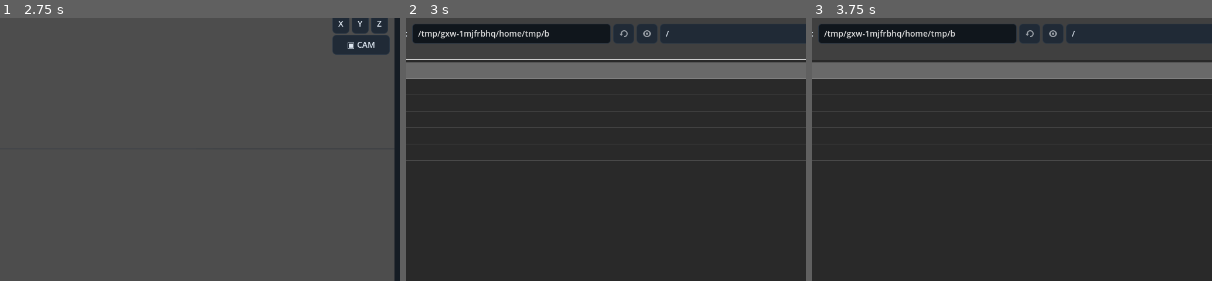
Above: before the commit, frames 1-3 (left to right).
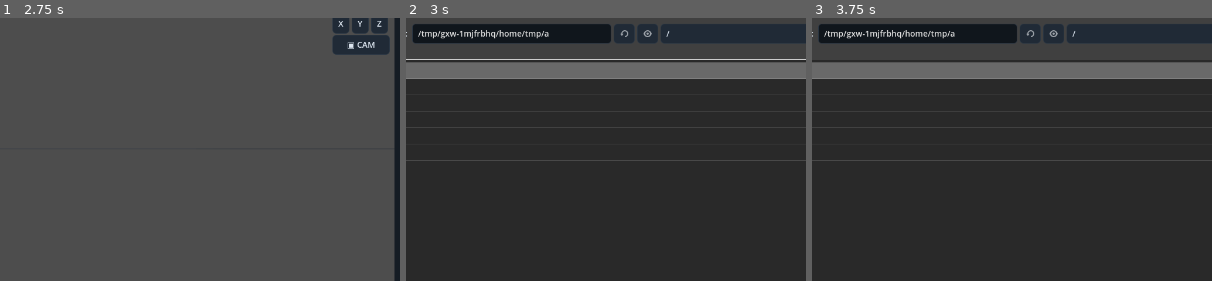
Above: after the commit, the same moments.

Repository: Onnevan/Kabuki
Game: Godot game, scene res://editor/main.tscn
Same seed, same stepped clock (60 frames per second), same inputs: the game is played once before the commit and once after it.
Inputs (mouse positions are % of the whole screen's width and height, from its top left):
- Up to frame 1 (2.75 s): click "↶" at 0.5 s; click "↷" at 1.25 s; click "OPEN" at 2 s
- Up to frame 2 (3 s): click "＋ IMPORT" at 2.75 s
- Up to frame 3 (3.75 s): click (37, 77) at 3.52 s; type "12" at 3.6 s
The pictures show only the part of the screen within x 27-77%, y 15-65%; the shares and areas given below are measured in that part.

Frame 1 is identical in both runs. In frame 2, 0.1% of the frame differs, in the area x 34-66%, y 3-9%; in frame 3, 0.1%.

Commit message:
Replace auto weights with topology-aware bone solver

Diff:
--- a/rigging/rigging_controller.gd
+++ b/rigging/rigging_controller.gd
@@ -43,39 +43,81 @@
 func supports_mesh_binding(node: Node3D) -> bool:
 	return node is MeshInstance3D and (node as MeshInstance3D).mesh != null
 
-func auto_weight_vertices(mesh_instance: MeshInstance3D, bone_origins_local: PackedVector3Array) -> Array:
-	# First useful automatic assignment: nearest two bones with inverse-distance
-	# weights. The representation is renderer-independent and can later feed a
-	# Godot Skin/Skeleton3D or our own deformation backend.
+func auto_weight_vertices(mesh_instance: MeshInstance3D, bone_segments_local: Array) -> Array:
+	# 2D skin solver inspired by common heat/topology workflows:
+	# seed from distance to the full bone segment, then diffuse over triangle
+	# adjacency, prune to four influences and normalize.
 	var result: Array = []
-	if mesh_instance == null or mesh_instance.mesh == null or bone_origins_local.is_empty(): return result
+	if mesh_instance == null or mesh_instance.mesh == null or bone_segments_local.is_empty(): return result
 	var mesh: Mesh = mesh_instance.mesh
 	for surface_index in range(mesh.get_surface_count()):
 		var arrays: Array = mesh.surface_get_arrays(surface_index)
 		var vertices: PackedVector3Array = arrays[Mesh.ARRAY_VERTEX]
+		var indices: PackedInt32Array = arrays[Mesh.ARRAY_INDEX]
+		var neighbors: Array = []
+		neighbors.resize(vertices.size())
+		for vi in range(vertices.size()): neighbors[vi] = {}
+		if not indices.is_empty():
+			for ti in range(0,indices.size(),3):
+				if ti + 2 >= indices.size(): break
+				var a: int = indices[ti]
+				var b: int = indices[ti + 1]
+				var c: int = indices[ti + 2]
+				neighbors[a][b] = true; neighbors[a][c] = true
+				neighbors[b][a] = true; neighbors[b][c] = true
+				neighbors[c][a] = true; neighbors[c][b] = true
+		var dense: Array = []
+		for vertex in vertices:
+			var row: PackedFloat32Array = PackedFloat32Array()
+			row.resize(bone_segments_local.size())
+			var sum: float = 0.0
+			for bi in range(bone_segments_local.size()):
+				var segment: Dictionary = bone_segments_local[bi]
+				var a: Vector3 = segment.get("a",Vector3.ZERO)
+				var b: Vector3 = segment.get("b",a)
+				var d: float = _distance_to_segment(vertex,a,b)
+				var influence: float = 1.0 / maxf(d * d,0.0004)
+				row[bi] = influence
+				sum += influence
+			if sum > 0.0:
+				for bi in range(row.size()): row[bi] /= sum
+			dense.append(row)
+		# Topology diffusion removes the Voronoi-like creases produced by pure
+		# nearest-bone assignment while respecting disconnected mesh regions.
+		for _pass in range(5):
+			var next_dense: Array = []
+			for vi in range(vertices.size()):
+				var current: PackedFloat32Array = dense[vi]
+				var smoothed: PackedFloat32Array = current.duplicate()
+				var count: int = 1
+				for ni in neighbors[vi].keys():
+					var neighbor_row: PackedFloat32Array = dense[int(ni)]
+					for bi in range(smoothed.size()): smoothed[bi] += neighbor_row[bi]
+					count += 1
+				for bi in range(smoothed.size()):
+					var average: float = smoothed[bi] / float(count)
+					smoothed[bi] = lerpf(current[bi],average,0.55)
+				next_dense.append(smoothed)
+			dense = next_dense
 		var surface_weights: Array = []
-		for vertex in vertices:
-			var nearest: int = -1
-			var second: int = -1
-			var d0: float = INF
-			var d1: float = INF
-			for bone_index in range(bone_origins_local.size()):
-				var d: float = vertex.distance_squared_to(bone_origins_local[bone_index])
-				if d < d0:
-					d1 = d0; second = nearest
-					d0 = d; nearest = bone_index
-				elif d < d1:
-					d1 = d; second = bone_index
-			var influences: Array = []
-			if nearest >= 0:
-				if second < 0 or d0 <= 0.000001:
-					influences.append({"bone": nearest, "weight": 1.0})
-				else:
-					var w0: float = 1.0 / maxf(sqrt(d0), 0.0001)
-					var w1: float = 1.0 / maxf(sqrt(d1), 0.0001)
-					var total: float = w0 + w1
-					influences.append({"bone": nearest, "weight": w0 / total})
-					influences.append({"bone": second, "weight": w1 / total})
-			surface_weights.append(influences)
+		for row_value in dense:
+			var row: PackedFloat32Array = row_value
+			var ranked: Array = []
+			for bi in range(row.size()):
+				if row[bi] > 0.002: ranked.append({"bone":bi,"weight":float(row[bi])})
+			ranked.sort_custom(func(a: Dictionary,b: Dictionary) -> bool: return float(a["weight"]) > float(b["weight"]))
+			if ranked.size() > 4: ranked.resize(4)
+			var total: float = 0.0
+			for influence in ranked: total += float(influence["weight"])
+			if total > 0.0:
+				for influence in ranked: influence["weight"] = float(influence["weight"]) / total
+			surface_weights.append(ranked)
 		result.append(surface_weights)
 	return result
+
+func _distance_to_segment(point: Vector3, a: Vector3, b: Vector3) -> float:
+	var ab: Vector3 = b - a
+	var length_sq: float = ab.length_squared()
+	if length_sq <= 0.000001: return point.distance_to(a)
+	var t: float = clampf((point - a).dot(ab) / length_sq,0.0,1.0)
+	return point.distance_to(a + ab * t)
